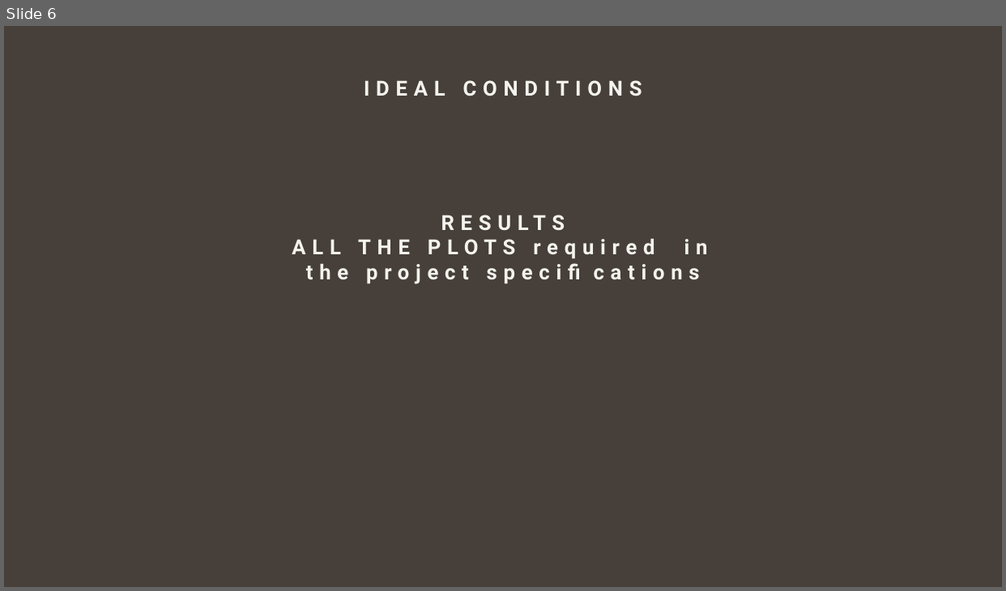
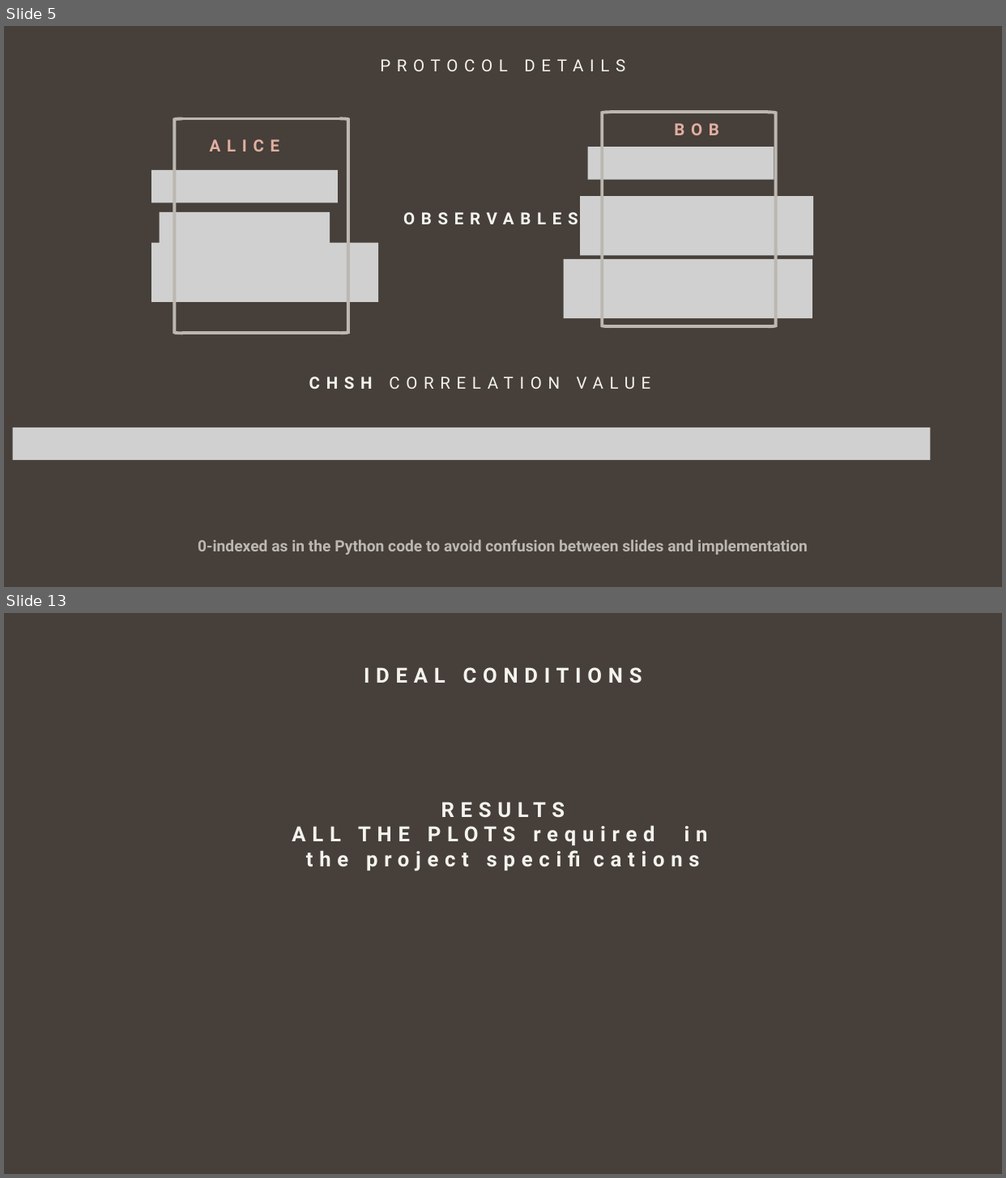
Before and after one commit to giovanniligato/E91-Protocol, a slide deck: Slides/E91 Protocol.pptx. Shown one above the other, each under a label of ours: slide 6 before the commit, slides 5 and 13 after it; the slides between them are not shown. The pictures are 1006x591 and 1006x1178 pixels, drawn with LibreOffice and Linux fonts; fonts in the diff are those of the drawing; grey boxes stand for pictures. Boxes give left, top, right and bottom in pixels: in the first picture for what was removed or moved away, otherwise in the second. Text is boxed around its words. In the diff, an @@ line names an element or a change of style, - is before the commit and + after.

Commit message:
docs(Slides): Progressed on presentation slides, adding the diagram of the specialized quantum circuit for Werner state generation.

```diff
--- a/Slides/E91 Protocol.pptx
+++ b/Slides/E91 Protocol.pptx
@@ slide 5 added at [4,26,1002,587], background #463F3A @@
@@ text added at [380,59,625,71], 16 pt, text #F4F3EE @@
+PROTOCOL DETAILS
@@ text added at [210,139,279,152], 16 pt, text #E0AFA0, bold @@
+ALICE
@@ picture added at [588,147,774,179] @@
@@ text added at [674,123,719,135], 16 pt, text #E0AFA0, bold @@
+BOB
@@ picture added at [151,170,338,203] @@
@@ picture added at [160,212,330,246] @@
@@ text added at [403,212,578,224], 16 pt, text #F4F3EE, bold @@
+OBSERVABLES
@@ picture added at [581,196,814,255] @@
@@ picture added at [151,243,378,302] @@
@@ picture added at [564,258,813,318] @@
@@ group added at [175,119,348,334]: 2 left brackets, 2 lines @@
@@ group added at [602,112,776,327]: 2 left brackets, 2 lines @@
@@ text added at [309,377,651,389], 16 pt, text #F4F3EE @@
+CHSH CORRELATION VALUE
@@ picture added at [13,428,931,461] @@
@@ text added at [198,540,808,555], 15 pt, text #BCB8B1, bold @@
+0-indexed as in the Python code to avoid confusion between slides and implementation
@@ text added at [309,540,331,552], 20 pt, text #F4F3EE, bold @@
+THE STATE ?
@@ what was slide 6 is now slide 13 @@
```
Also in this commit, not shown: 3 slides changed, 9 other slides added, 1 slide removed.
